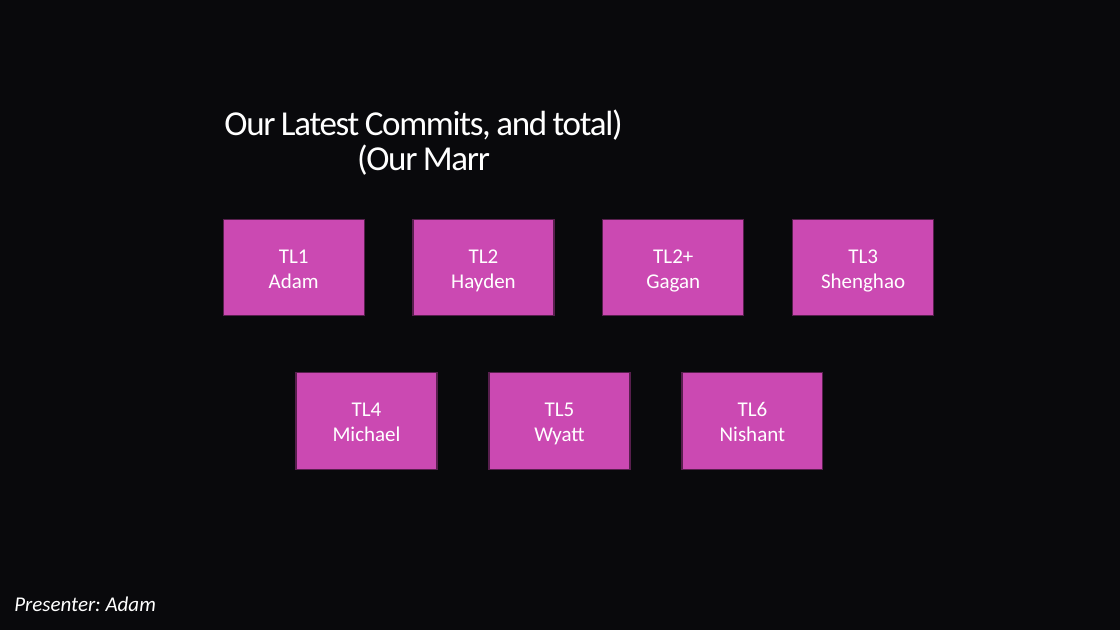
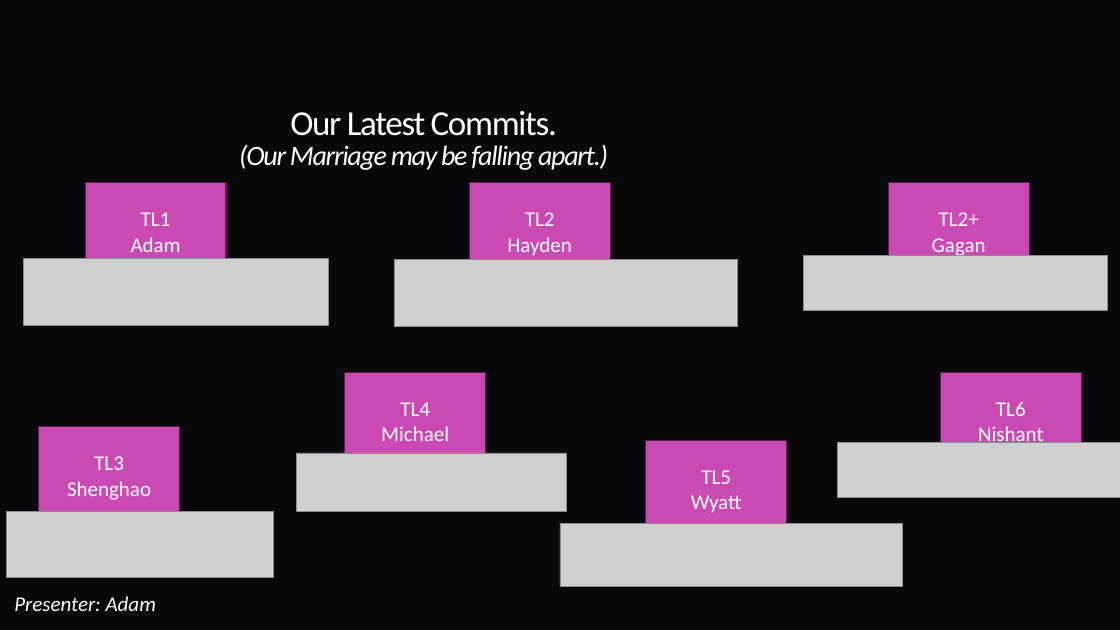
Before and after one commit to programDraconic/IGTTAWAGMTAVSBHVFDAOUM, a slide deck: slide 3 of docs/presentations/TL1-SA/C3383 TL1 STATUS UPDATE 20261117.pptx. Drawn at 1120x630 pixels with LibreOffice and Linux fonts; fonts in the diff are those of the drawing; grey boxes stand for pictures; background and template pictures are left out. Boxes give left, top, right and bottom in pixels: in the first picture for what was removed or moved away, otherwise in the second. Text is boxed around its words. In the diff, an @@ line names an element or a change of style, - is before the commit and + after.

Commit message:
Updates to powerpoint
Yup.

```diff
--- a/docs/presentations/TL1-SA/C3383 TL1 STATUS UPDATE 20261117.pptx
+++ b/docs/presentations/TL1-SA/C3383 TL1 STATUS UPDATE 20261117.pptx
@@ title at [239,111,608,170]: text changed; size 30 to 24 pt; italic on @@
-Our Latest Commits, and total)
-(Our Marr
+Our Latest Commits.
+(Our Marriage may be falling apart.)
@@ rectangle "TL1": place and size @@
-rectangle "TL1" at [223,219,365,316]
+rectangle "TL1" at [85,183,226,280]
@@ rectangle "TL2": place and size @@
-rectangle "TL2" at [413,219,555,316]
+rectangle "TL2" at [470,183,611,280]
@@ rectangle "TL2+": place and size @@
-rectangle "TL2+" at [603,219,744,316]
+rectangle "TL2+" at [888,183,1029,280]
@@ picture added at [23,259,328,325] @@
@@ picture added at [395,260,738,327] @@
@@ picture added at [804,256,1107,312] @@
@@ rectangle "TL4": place and size @@
-rectangle "TL4" at [296,373,437,470]
+rectangle "TL4" at [344,373,486,470]
@@ rectangle "TL6": place and size @@
-rectangle "TL6" at [682,373,823,470]
+rectangle "TL6" at [941,373,1082,470]
@@ rectangle "TL3": place and size @@
-rectangle "TL3" at [793,219,934,316]
+rectangle "TL3" at [39,427,180,523]
@@ rectangle "TL5": place and size @@
-rectangle "TL5" at [489,373,630,470]
+rectangle "TL5" at [646,440,787,537]
@@ picture added at [839,443,1120,498] @@
@@ picture added at [297,453,566,511] @@
@@ picture added at [6,511,273,577] @@
@@ picture added at [560,523,903,587] @@
```
Also in this commit, not shown: 1 other slide changed, 14 slides added, 37 slides removed, 2 other files.
